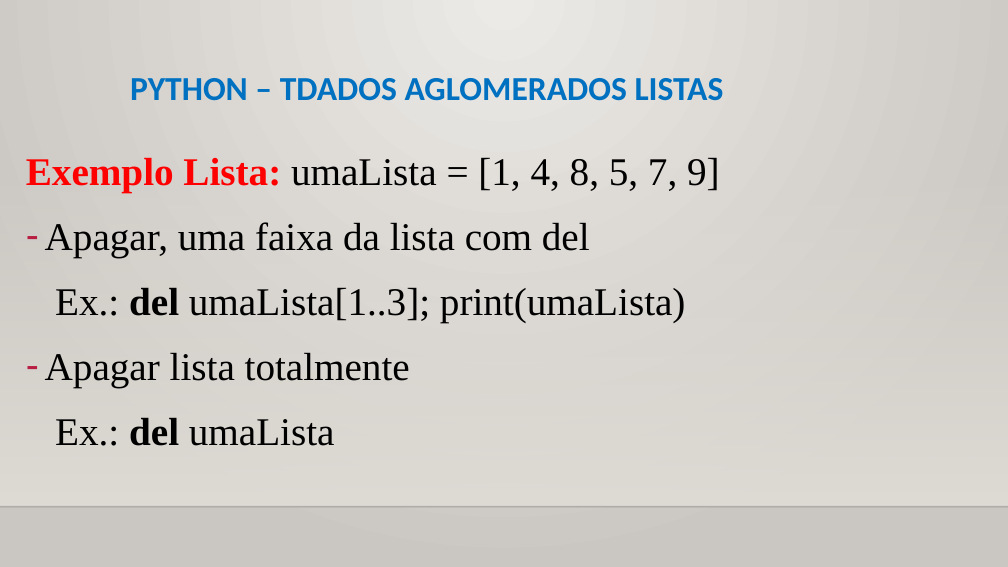
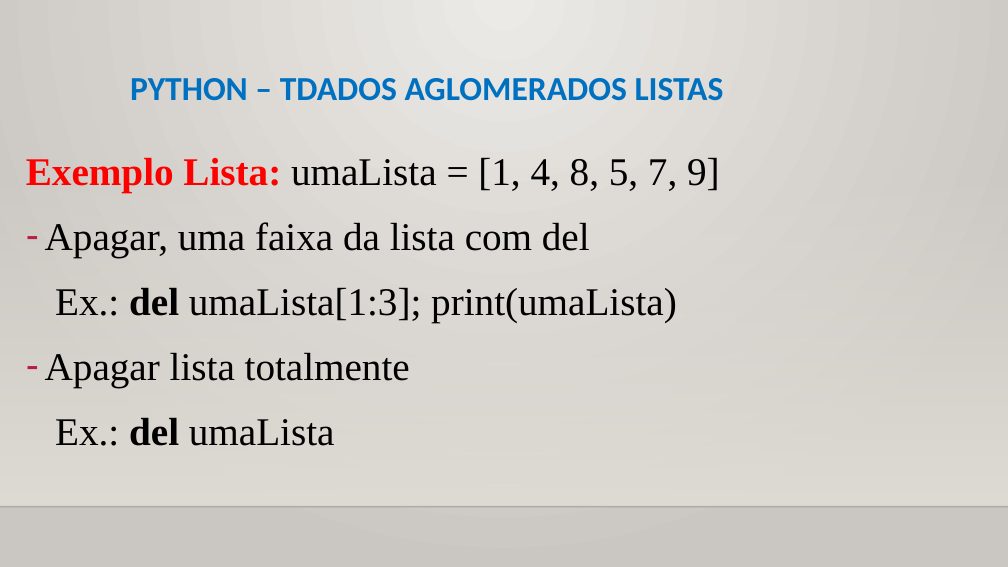
Before and after one commit to CloudEducationBrazil/WydenPythonParadigmas, a slide deck: slide 9 of 01 Classes/Aula 07 Programação Python - Tipos de Dados Aglomerados.pptx. Drawn at 1008x567 pixels with LibreOffice and Linux fonts; fonts in the diff are those of the drawing; background and template pictures are left out. Boxes give left, top, right and bottom in pixels: in the first picture for what was removed or moved away, otherwise in the second. Text is boxed around its words. In the diff, an @@ line names an element or a change of style, - is before the commit and + after.

Commit message:
PPTs Aulas 2 e 7 Python

```diff
--- a/01 Classes/Aula 07 Programação Python - Tipos de Dados Aglomerados.pptx
+++ b/01 Classes/Aula 07 Programação Python - Tipos de Dados Aglomerados.pptx
@@ text at box(55, 287, 677, 323): text changed @@
-Ex.: del umaLista[1..3]; print(umaLista)
+Ex.: del umaLista[1:3]; print(umaLista)
```
Also in this commit, not shown: 1 other slide changed, 1 slide added, 1 other file.
